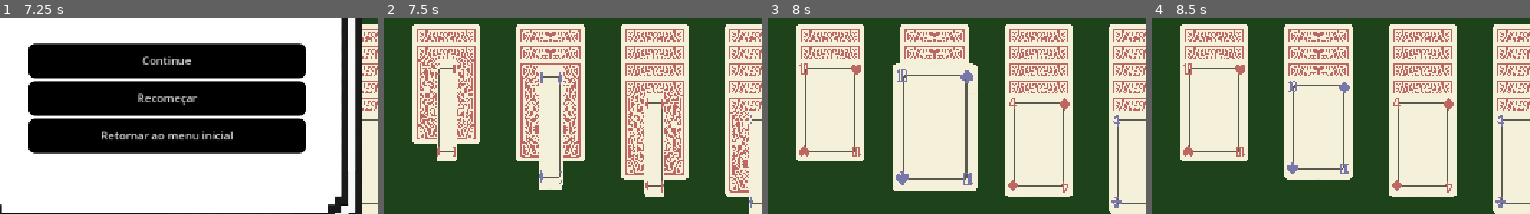
Above: before the commit, frames 1-4 (left to right).
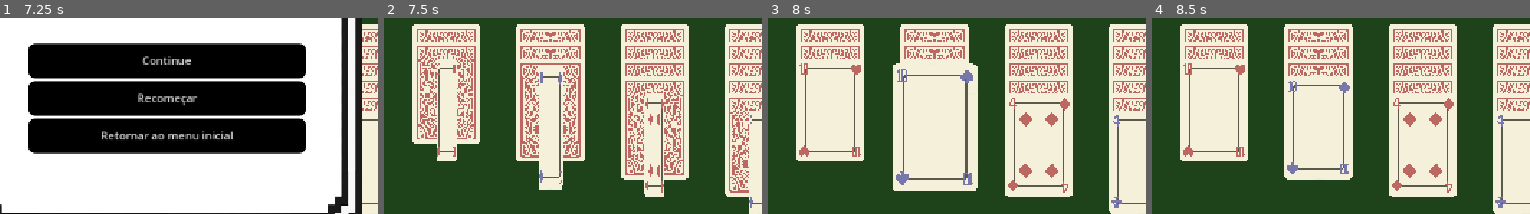
Above: after the commit, the same moments.

Repository: biarog/Paciencia-Maritacas
Game: Godot game, scene res://cenas/menu_inicial.tscn
Same seed, same stepped clock (60 frames per second), same inputs: the game is played once before the commit and once after it. Video files are missing from this copy of the repository; at most half a second of black plays in their place.
Inputs (mouse positions are % of the whole screen's width and height, from its top left):
- Up to frame 1 (7.25 s): click "Iniciar" at 0.5 s; click (42, 13) at 1.25 s; click (52, 13) at 2 s; click "Continue" at 2.75 s; click (42, 13) at 3.5 s; click (52, 13) at 4.25 s; click "Continue" at 5 s; click (42, 13) at 5.75 s; click (52, 13) at 6.5 s
- Up to frame 2 (7.5 s): click "Recomeçar" at 7.25 s
- Up to frame 3 (8 s): no input
- Up to frame 4 (8.5 s): tap Enter at 8 s; drag from (10, 73) to (23, 49) at 8.02 s
The pictures show only the part of the screen within x 29-79%, y 34-84%; the shares and areas given below are measured in that part.

Frame 1 is identical in both runs. In frame 2, 0.2% of the frame differs, in the area x 69-74%, y 48-82%; in frame 3, 0.6%, in the area x 66-77%, y 47-82%; in frame 4, 0.6%.

Commit message:
Começo da implementação dos desenhos das cartas

Diff:
--- a/cenas/TelaVencedor.tscn
+++ b/cenas/TelaVencedor.tscn
@@ -103,6 +103,7 @@
 
 [node name="Control" type="Control" parent="TelaVencedor"]
 layout_mode = 3
+anchors_preset = 8
 anchor_left = 0.5
 anchor_top = 0.5
 anchor_right = 0.5
@@ -111,6 +112,8 @@
 offset_top = -324.0
 offset_right = -536.0
 offset_bottom = -284.0
+grow_horizontal = 2
+grow_vertical = 2
 mouse_filter = 2
 
 [node name="AnimatedSprite2D_firework6" type="AnimatedSprite2D" parent="TelaVencedor/Control"]
Binary file changed: Assets/Cartas/Cartas_Base.png
Not shown, changed: Assets/Cartas/Cartas_Base.png~
